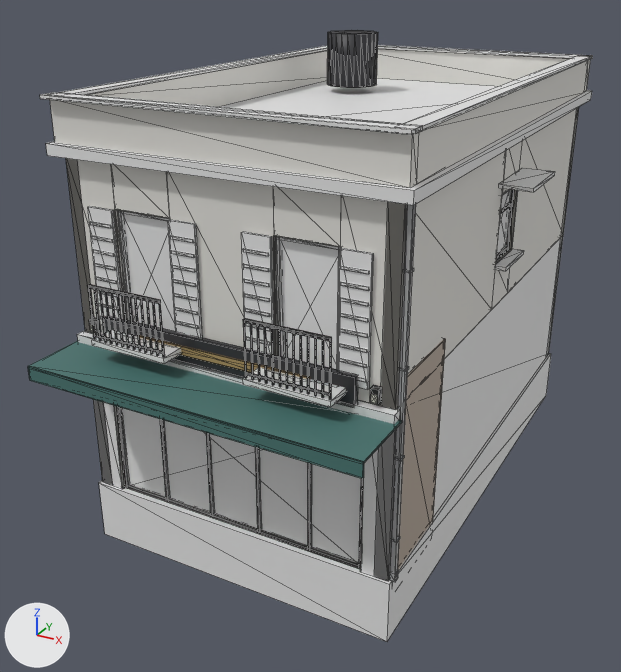
The glTF model godot/assets/buildings/shop_house_6x10_2.glb: old version first, new version second.
Before and after are seen from a camera (50 mm lens) standing at (7.29, -15.41, 9.23) and looking at (-0.52, -1.2, 2.13). Lighting does not change. The marker at lower left points along +X, +Y and +Z. The first picture is the older version. Mesh edges are drawn as thin lines. Vertices at exactly the same position are counted once.

The first picture shows 'shop_house_6x10_2'.
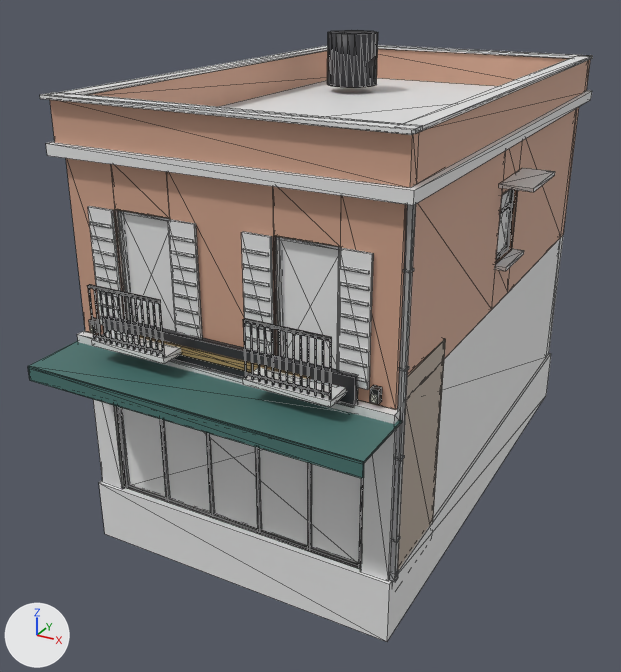
Edits to the bpy script that builds the scene:
```text
Change me_cube:
    where me_cube.from_pydata(...)  # 1736 vertices, 2912 faces; spans x -3.61..3.61, y -6.3..5.61, z -1.2..7.75
    used by ob_shop_house_6x10_2; location = (0.0, 0.0, 0.0)
    me_cube part 1
    6 vertices are removed from x -2.75, y -5.0..5.0, z 0.0..6.3
    32 faces are deleted
    6 new vertices lie (0.25, 0.0, 0.0) away from vertices in x -3.0, y -4.75..4.75, z 0.0..6.3
    32 new faces join them, mat_kit
    me_cube part 2
    6 vertices are removed from x 2.75, y -5.0..5.0, z 0.0..6.3
    32 faces are deleted
    6 new vertices lie (-0.25, 0.0, 0.0) away from vertices in x 3.0, y -4.75..4.75, z 0.0..6.3
    32 new faces join them, mat_kit
    me_cube part 3: 260 kept faces spanning x -3.1..3.1, y -5.1..5.1, z 3.15..7.2 get new vertex colours; the middle colour goes from white #f9f7f1 to beige #e5b399
```

Pixel boxes [x1, y1, x2, y2] of what changed, in the pictures (621 x 672 px; the box of a moved part takes in the faces that stretch with it):
part 1 of me_cube, moved or reshaped (not visible afterwards)
    before: [66, 158, 113, 485]
part 2 of me_cube, moved or reshaped
    before: [374, 108, 579, 581]
    after: [407, 109, 576, 517]
part 3 of me_cube, recoloured (white to beige)
    both: [50, 49, 590, 410]
